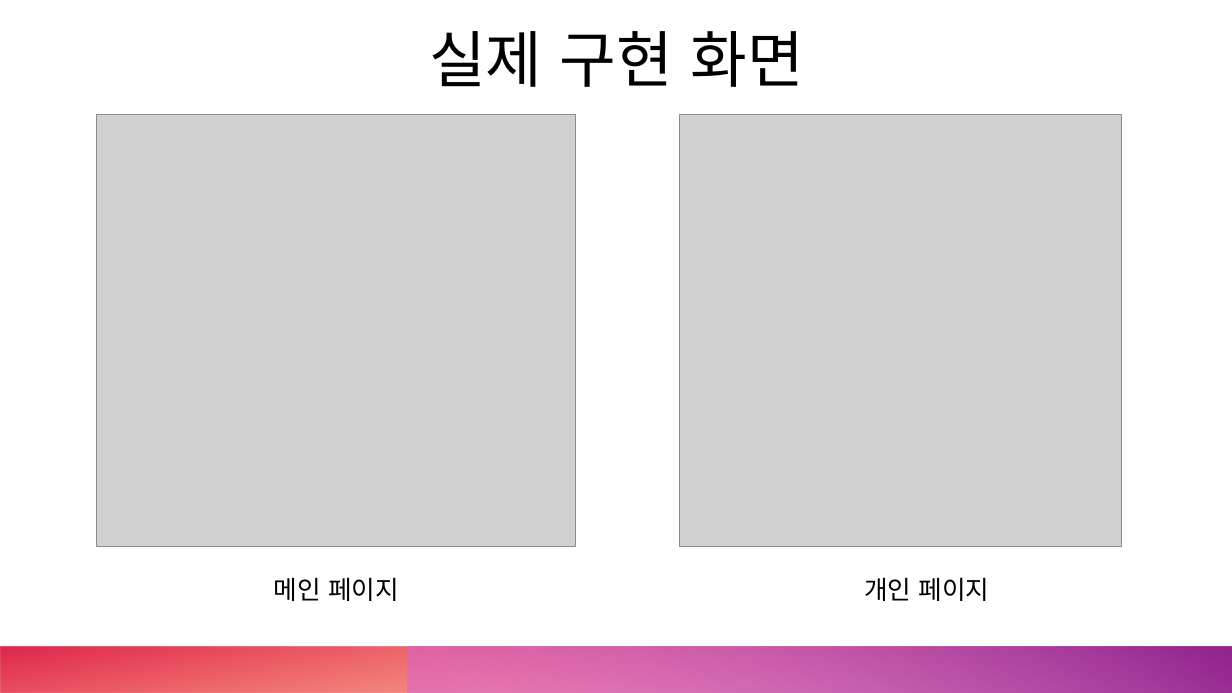
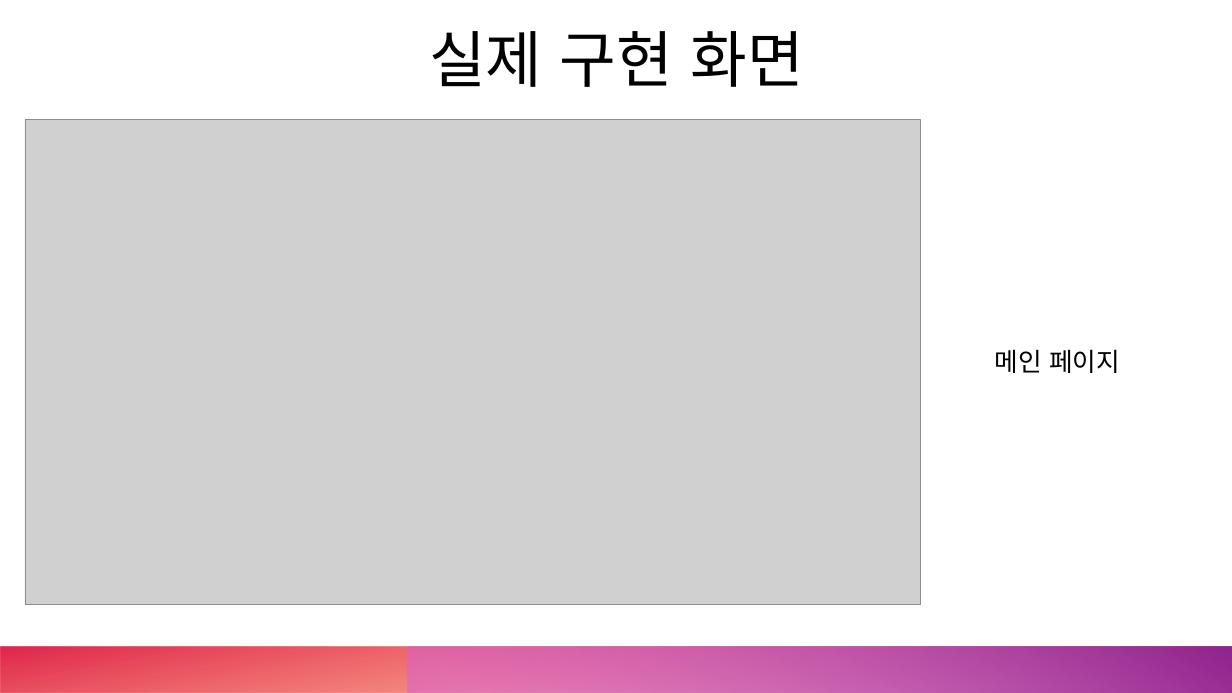
Before and after one commit to Mrgil0/FourGlass, a slide deck: slide 3 of FourGlass/FourGlass.pptx. Drawn at 1232x693 pixels with LibreOffice and Linux fonts; fonts in the diff are those of the drawing; grey boxes stand for pictures. Boxes give left, top, right and bottom in pixels: in the first picture for what was removed or moved away, otherwise in the second. Text is boxed around its words. In the diff, an @@ line names an element or a change of style, - is before the commit and + after.

```diff
--- a/FourGlass/FourGlass.pptx
+++ b/FourGlass/FourGlass.pptx
@@ picture added at box(25, 119, 921, 604) @@
@@ picture removed at box(97, 115, 577, 547) @@
@@ picture removed at box(679, 115, 1122, 546) @@
@@ text "메인 페이지": place and size @@
-text "메인 페이지" at box(274, 577, 399, 601)
+text "메인 페이지" at box(995, 349, 1120, 373)
@@ text removed at box(864, 577, 990, 601) @@
-개인 페이지
```
Also in this commit, not shown: 1 slide added, 1 other file.
